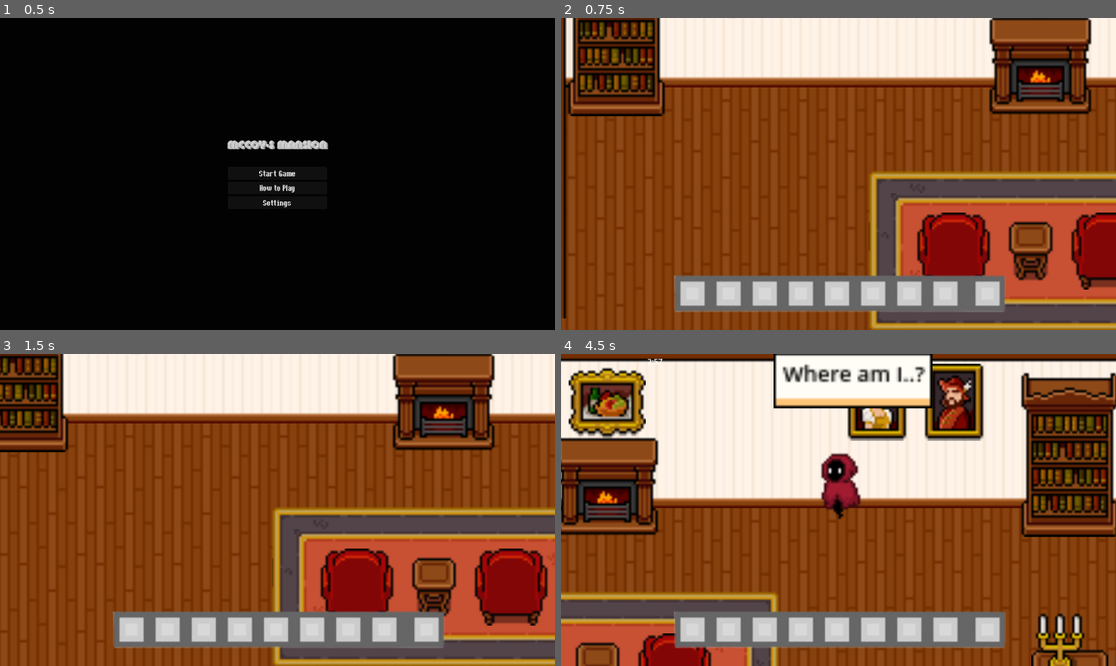
Above: before the commit, frames 1-4 (two rows, left to right).
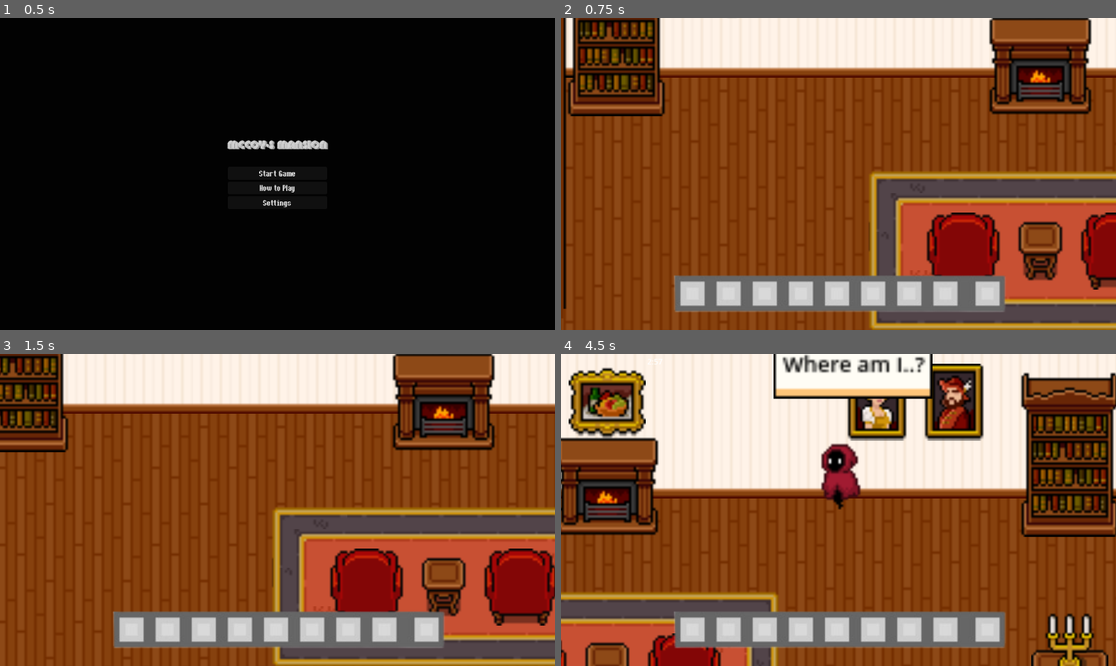
Above: after the commit, the same moments.

Repository: ChiefGuap/McCoy-s-Mansion
Game: Godot game, scene res://main_menu.tscn
The game is run twice, just before and just after one commit, with the same random seed, the same clock (stepped at 60 frames per second) and the same inputs.
Inputs:
- Up to frame 1 (0.5 s): no input
- Up to frame 2 (0.75 s): click "Start Game" at 0.5 s
- Up to frame 3 (1.5 s): tap Enter at 1.25 s; hold Right (move_right) from 1.28 s (still down)
- Up to frame 4 (4.5 s): release Right (move_right) at 2.03 s; hold Down (move_down) 2.03-2.78 s; hold Right (move_right) 2.78-3.53 s; hold Up (move_up) 3.53-4.28 s; hold Left (move_left) from 4.28 s (still down)

Frame 1 is identical in both runs. In frame 2, 8.3% of the frame differs, in the area x 0-100%, y 15-100%; in frame 3, 8.9%; in frame 4, 13%, in the area x 0-100%, y 0-100%.

Commit message:
Fixed centering for level 1

Diff:
--- a/scenes/level_1.tscn
+++ b/scenes/level_1.tscn
@@ -389,17 +389,14 @@
 
 [node name="FurnitureLayer2" type="TileMapLayer" parent="."]
 z_index = 6
-position = Vector2(-4, 0)
 tile_map_data = PackedByteArray("AAAYAAcAAQAEAAQAAAAKAAgAAQAIAAIAAAAMAAgAAQAEAAIAAAAOAAgAAQAIAAIAAAA=")
 tile_set = SubResource("TileSet_fc0e3")
 
 [node name="Wall" type="TileMapLayer" parent="."]
 z_index = 5
-position = Vector2(0, 4)
 tile_map_data = PackedByteArray("AAAMAAAAAAANAAQAAAAAAAAAAAAOAAQAAAABAAAAAAALAAIAAAACAAAAAAALAAIAAAADAAAAAAALAAIAAAAEAA …(496 unchanged characters)…
 tile_set = SubResource("TileSet_feb5d")
 
 [node name="Floor" type="TileMapLayer" parent="."]
-position = Vector2(1, 4)
 tile_map_data = PackedByteArray("AAAAAAAAAAAMAAcAAAAAAAEAAAAMAAgAAAAAAAIAAAAFAAgAAAAAAAMAAAAFAAgAAAAAAAQAAAAFAAgAAAAAAA …(1584 unchanged characters)…
 tile_set = SubResource("TileSet_feb5d")
